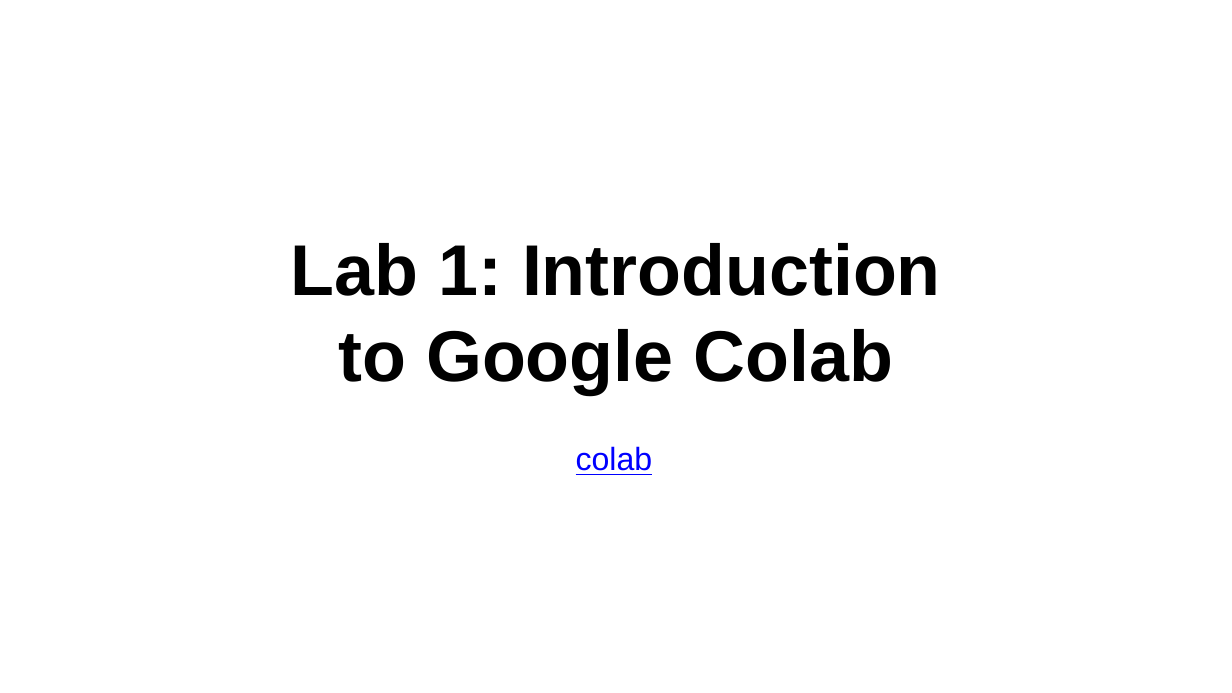
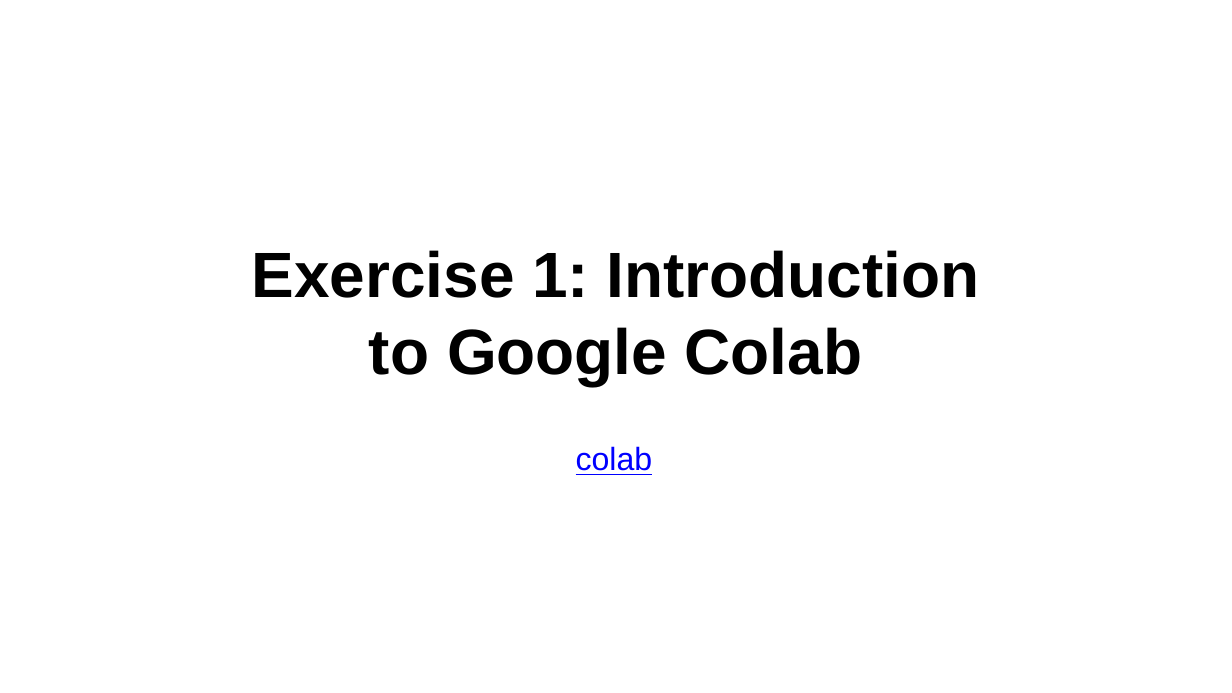
Before and after one commit to daveminh/Chem456-2022F, a slide deck: slide 12 of slides/08-22-introduction.pptx. Drawn at 1232x693 pixels with LibreOffice and Linux fonts; fonts in the diff are those of the drawing. Boxes give left, top, right and bottom in pixels: in the first picture for what was removed or moved away, otherwise in the second. Text is boxed around its words. In the diff, an @@ line names an element or a change of style, - is before the commit and + after.

Commit message:
Updating slides to move labs to exercises

```diff
--- a/slides/08-22-introduction.pptx
+++ b/slides/08-22-introduction.pptx
@@ title at box(252, 250, 980, 385): text changed; size 112 to 99.7 pt @@
-Lab 1: Introduction to Google Colab
+Exercise 1: Introduction to Google Colab
```
Also in this commit, not shown: 1 other slide changed, 8 other files.
